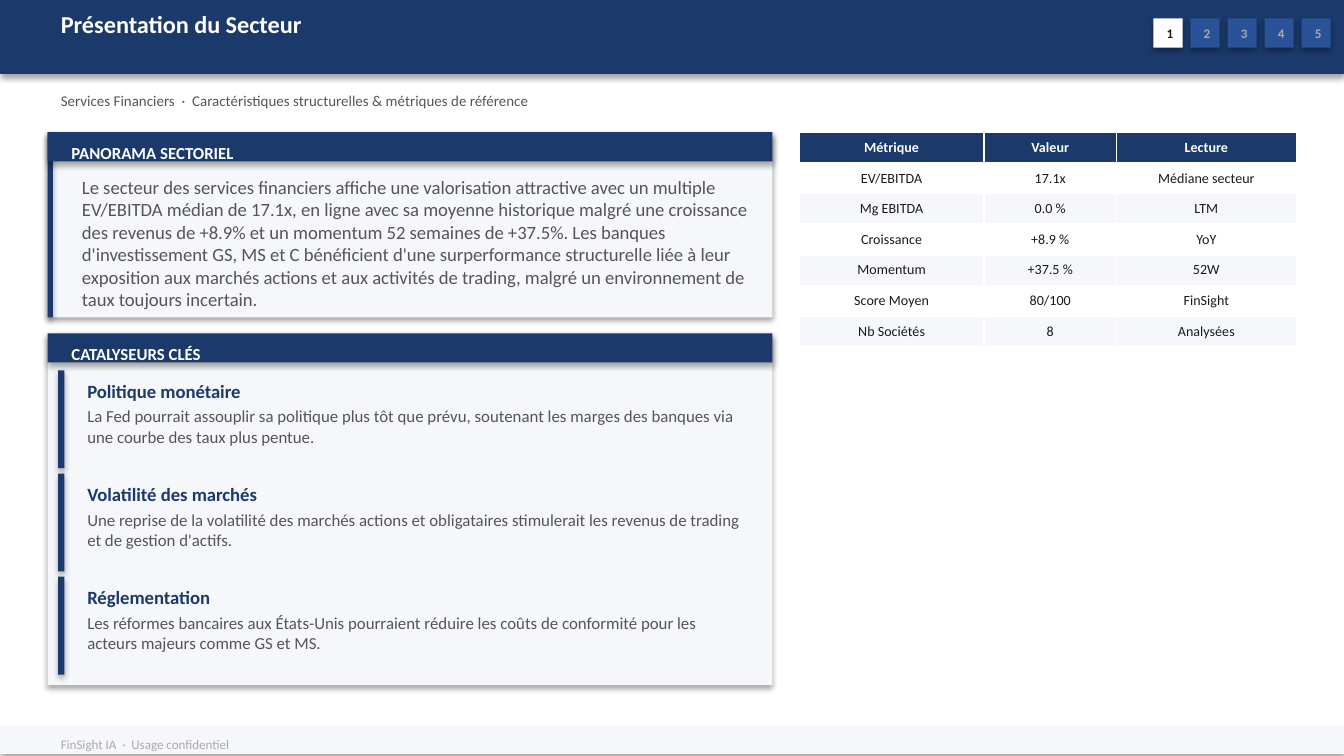
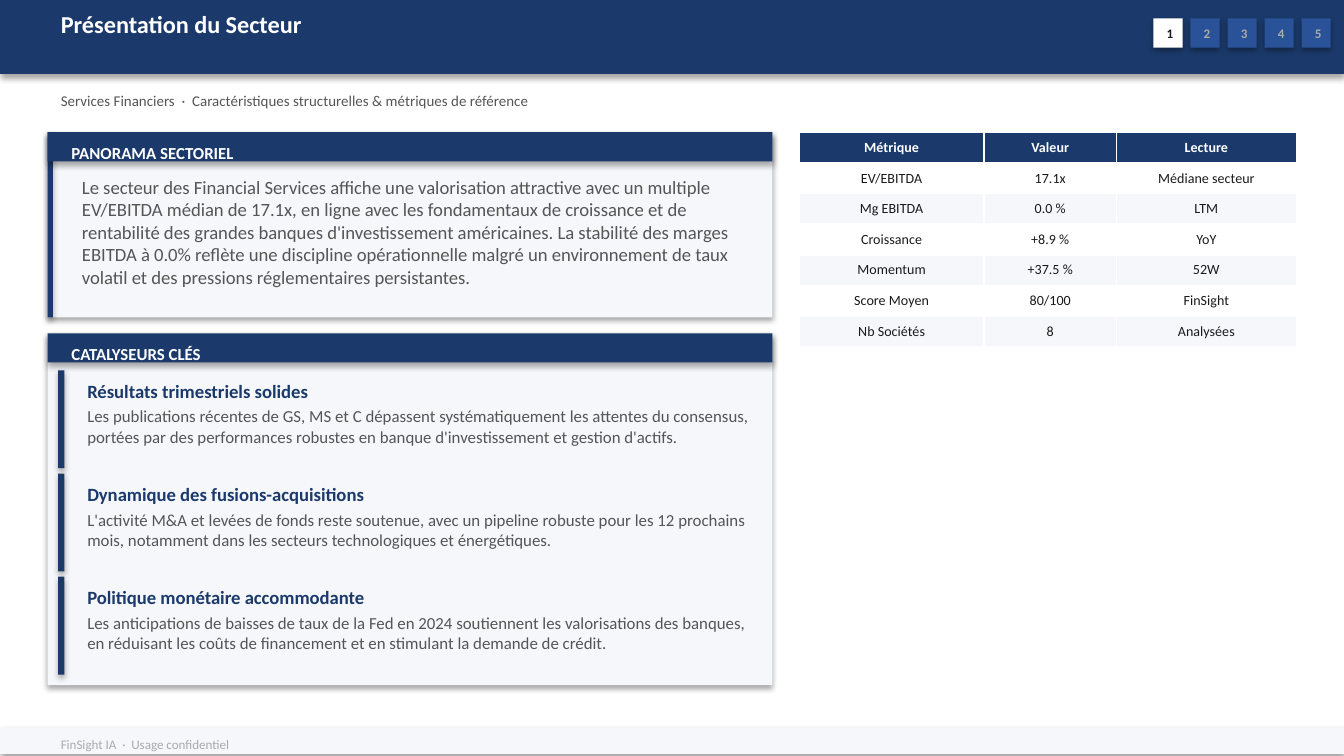
Before and after one commit to baptistejeh07-art/finsight-ia, a slide deck: slide 5 of preview/secteur_Financial_Services_S&P_500/secteur_Financial_Services_S&P_500.pptx. Drawn at 1344x756 pixels with LibreOffice and Linux fonts; fonts in the diff are those of the drawing. Boxes give left, top, right and bottom in pixels: in the first picture for what was removed or moved away, otherwise in the second. Text is boxed around its words. In the diff, an @@ line names an element or a change of style, - is before the commit and + after.

Commit message:
chore(preview): secteur_Financial_Services_S&P_500 outputs regeneres

```diff
--- a/preview/secteur_Financial_Services_S&P_500/secteur_Financial_Services_S&P_500.pptx
+++ b/preview/secteur_Financial_Services_S&P_500/secteur_Financial_Services_S&P_500.pptx
@@ text at [82, 181, 728, 287]: text changed @@
-Le secteur des services financiers affiche une valorisation attractive avec un multiple EV/EBITDA médian de 17.1x, en ligne avec sa moyenne historique malgré une croissance des revenus de +8.9% et un momentum 52 semaines de +37.5%. Les banques d'investissement GS, MS et C bénéficient d'une surperformance structurelle liée à leur exposition aux marchés actions et aux activités de trading, malgré un environnement de taux toujours incertain.
+Le secteur des Financial Services affiche une valorisation attractive avec un multiple EV/EBITDA médian de 17.1x, en ligne avec les fondamentaux de croissance et de rentabilité des grandes banques d'investissement américaines. La stabilité des marges EBITDA à 0.0% reflète une discipline opérationnelle malgré un environnement de taux volatil et des pressions réglementaires persistantes.
@@ text at [87, 385, 308, 398]: text changed @@
-Politique monétaire
+Résultats trimestriels solides
@@ text at [87, 410, 748, 446]: text changed @@
-La Fed pourrait assouplir sa politique plus tôt que prévu, soutenant les marges des banques via une courbe des taux plus pentue.
+Les publications récentes de GS, MS et C dépassent systématiquement les attentes du consensus, portées par des performances robustes en banque d'investissement et gestion d'actifs.
@@ text at [87, 488, 364, 504]: text changed @@
-Volatilité des marchés
+Dynamique des fusions-acquisitions
@@ text at [87, 514, 745, 549]: text changed @@
-Une reprise de la volatilité des marchés actions et obligataires stimulerait les revenus de trading et de gestion d'actifs.
+L'activité M&A et levées de fonds reste soutenue, avec un pipeline robuste pour les 12 prochains mois, notamment dans les secteurs technologiques et énergétiques.
@@ text at [87, 591, 365, 607]: text changed @@
-Réglementation
+Politique monétaire accommodante
@@ text at [87, 617, 745, 649]: text changed @@
-Les réformes bancaires aux États-Unis pourraient réduire les coûts de conformité pour les acteurs majeurs comme GS et MS.
+Les anticipations de baisses de taux de la Fed en 2024 soutiennent les valorisations des banques, en réduisant les coûts de financement et en stimulant la demande de crédit.
```
Also in this commit, not shown: 5 other slides changed, 2 other files.
